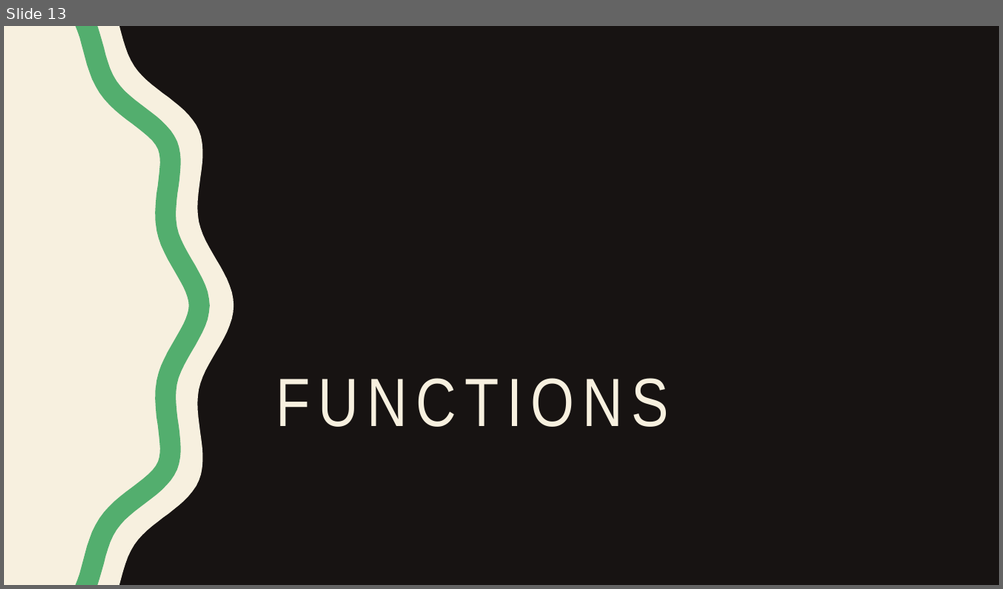
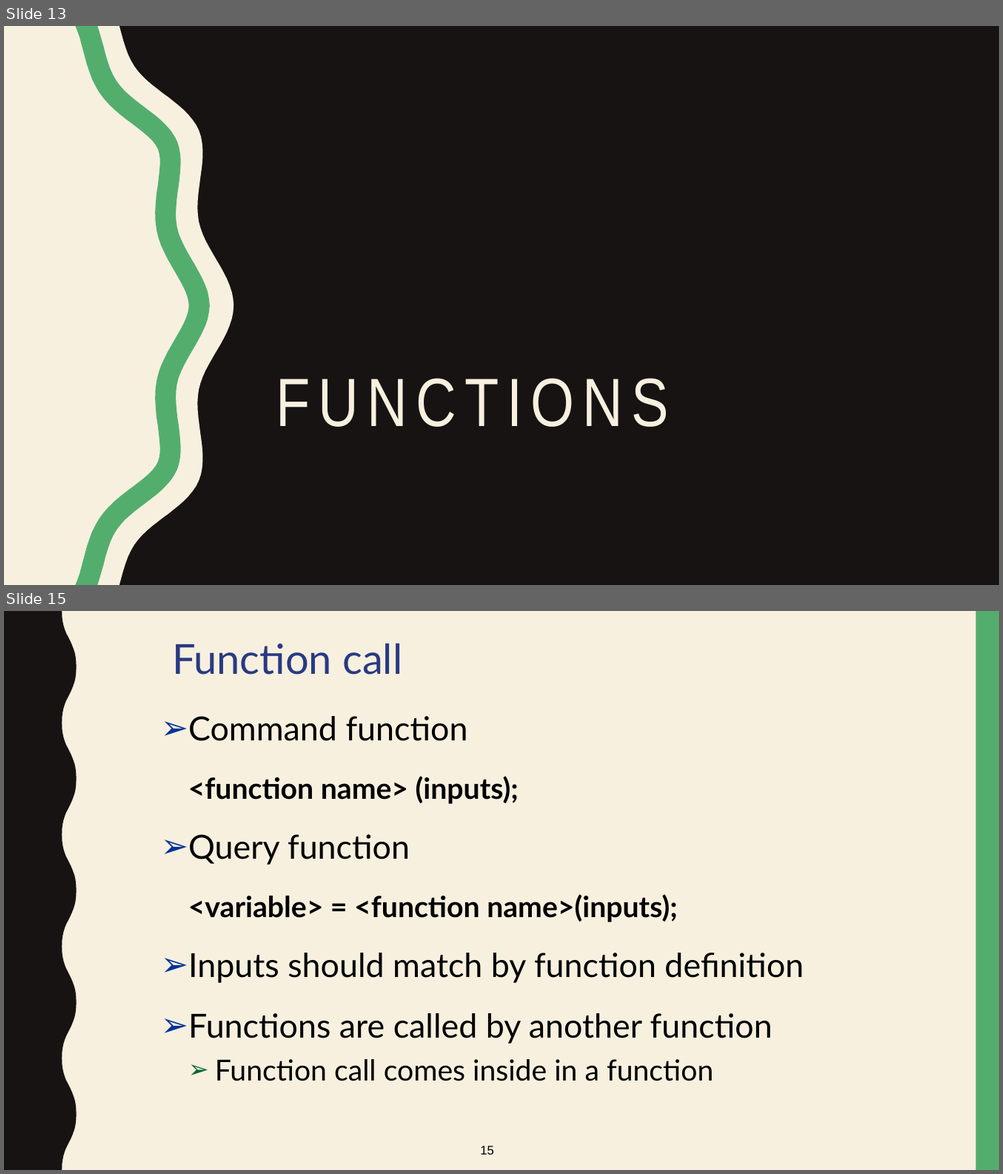
Before and after one commit to keshavarz13/C-TA, a slide deck: presentation/teaching 7/array.pptx. Shown one above the other, each under a label of ours: slide 13 before the commit, slides 13 and 15 after it; the slides between them are not shown. The pictures are 1003x589 and 1003x1174 pixels, drawn with LibreOffice and Linux fonts; fonts in the diff are those of the drawing. Boxes give left, top, right and bottom in pixels: in the first picture for what was removed or moved away, otherwise in the second. Text is boxed around its words. In the diff, an @@ line names an element or a change of style, - is before the commit and + after.

```diff
--- a/presentation/teaching 7/array.pptx
+++ b/presentation/teaching 7/array.pptx
@@ slide 15 added at (4, 611, 999, 1170), background #F7F0DF @@
@@ freeform shape added at (4, 611, 77, 1170), fill #171312 @@
@@ rectangle added at (976, 611, 999, 1170), fill #53AE6E @@
@@ text added at (172, 643, 402, 675), 40 pt, text #293A83 @@
+Function call
@@ text added at (188, 716, 803, 1082), 32 pt, text #000000 @@
+➢ Command function
+<function name> (inputs);
+➢ Query function
+<variable> = <function name>(inputs);
+➢ Inputs should match by function definition
+➢ Functions are called by another function
+  ➢ Function call comes inside in a function
@@ page number added at (480, 1146, 494, 1155), 12 pt, text #000000 @@
+15
```
Also in this commit, not shown: 1 other slide added, 6 other files.
